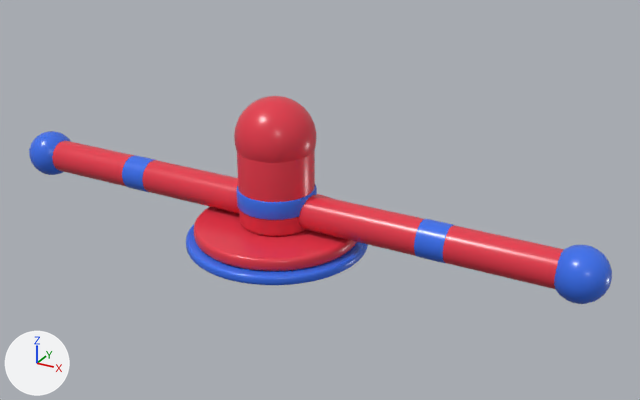
Before and after pictures for a commit that changed the FBX model ArtStaging/Blender/export/SD_Sweeper_Small.fbx.
Camera for both pictures: a camera (50 mm lens) standing at (5.11, -8.23, 4.8) and looking at (0.51, 0.13, 0.62). The axes (+X, +Y, +Z) are drawn at lower left. The lights are the same throughout. The first picture is the older version. Where no turn or scale is listed for an object, it has been applied to the vertices.

Objects in the first picture: 'Arm', 'Base'.
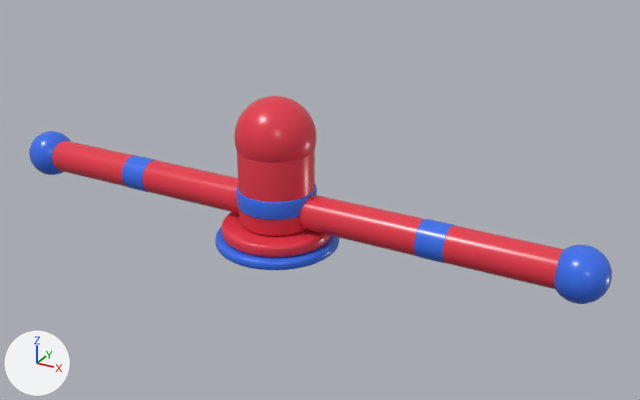
Edits to the bpy script that builds the scene:
```text
Change me_base_mesh:
    used by ob_base; location = (0.0, 0.0, 0.0)
    remove me_base_mesh.from_pydata(...)  # 2834 vertices, 2650 faces; spans x -1.1..1.1, y -1.1..1.1, z 0.0..1.82
    add me_base_mesh.from_pydata(...)  # 2834 vertices, 2650 faces; spans x -0.75..0.75, y -0.75..0.75, z 0.0..1.82
    me_base_mesh part 1: the loose piece of 384 vertices spanning x -1.1..1.1, y -1.1..1.1, z 0.0..0.12 is scaled about its middle by (0.677, 0.677, 1)
    me_base_mesh part 2: the loose piece of 384 vertices spanning x -1.0..1.0, y -1.0..1.0, z 0.12..0.28 is scaled about its middle by (0.663, 0.663, 1)
```

Boxes (x1, y1, x2, y2) around the edits, measured in the pictures (640 x 400 px; the box of a moved part takes in the faces that stretch with it):
'Base', reshaped (31% narrower, 8% shorter): before (186, 96, 368, 285); after (215, 96, 340, 270)
part 1 of me_base_mesh, moved or reshaped: before (186, 225, 368, 285); after (215, 227, 340, 270)
part 2 of me_base_mesh, moved or reshaped: before (193, 194, 357, 271); after (221, 212, 331, 257)
